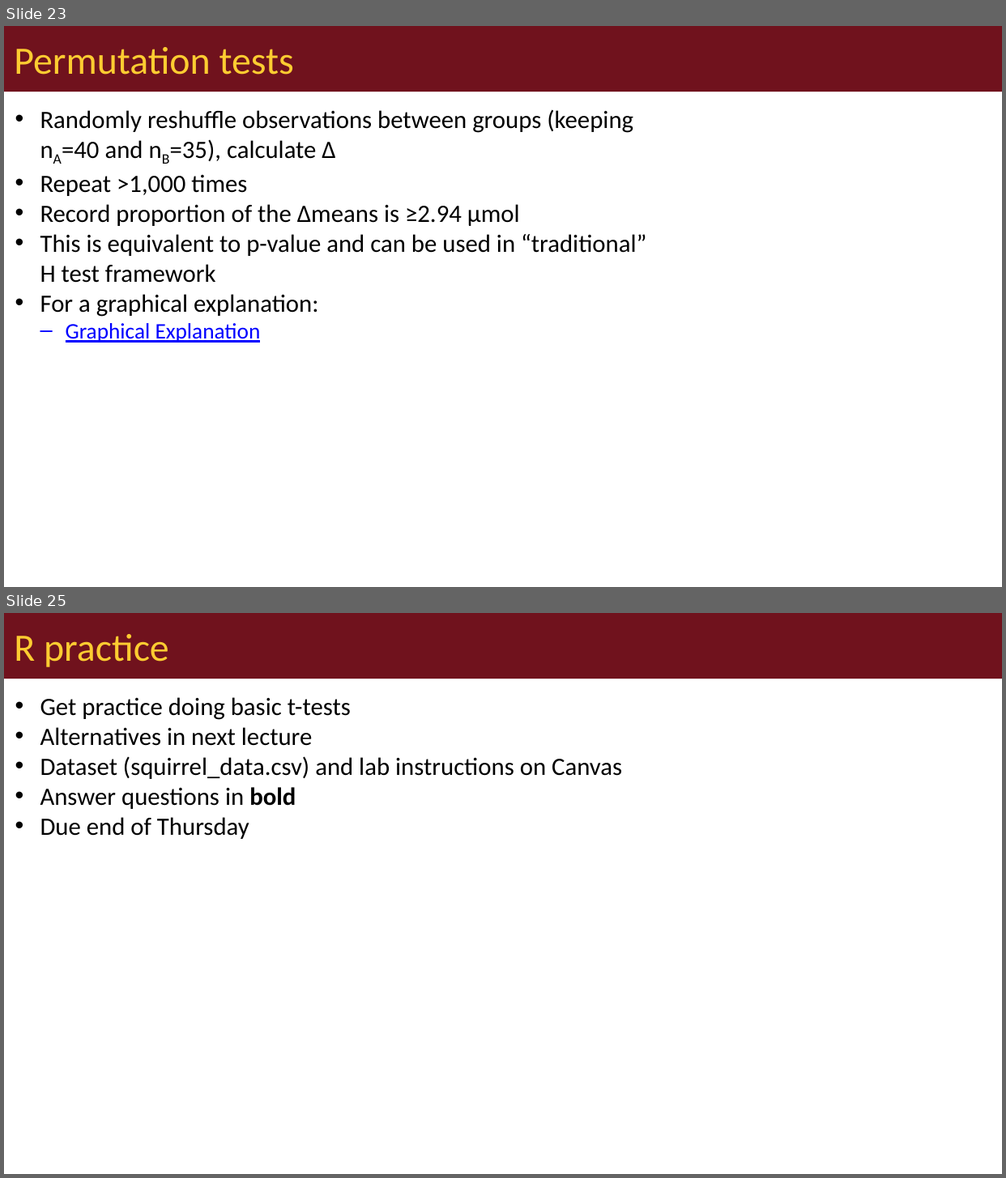
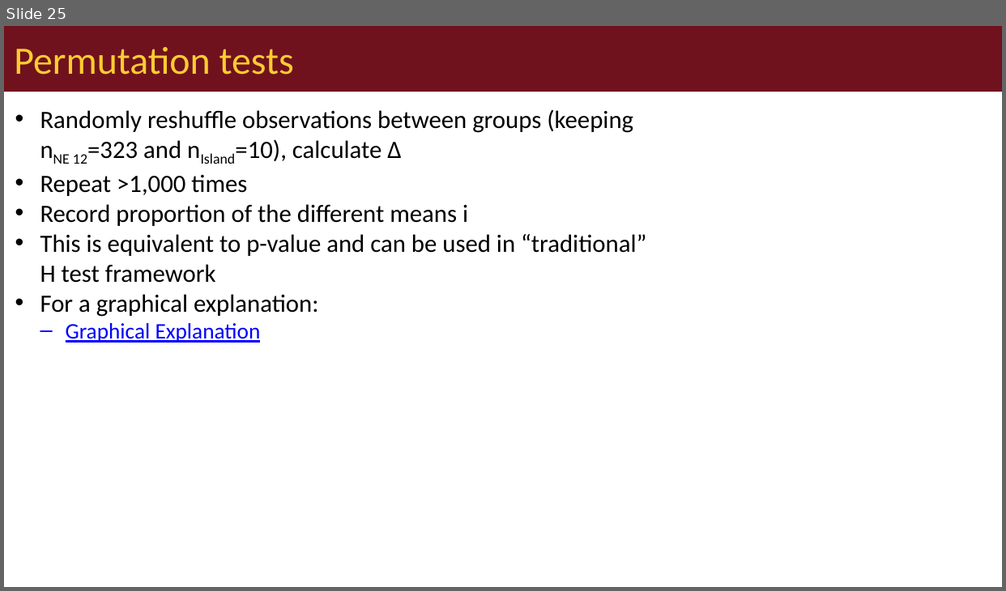
Before and after one commit to wlperry/umd_biostats, a slide deck: docs/lectures/lecture_06/06_01_lecture_powerpoint.pptx. Shown one above the other, each under a label of ours: slides 23 and 25 before the commit, slide 25 after it; the slides between them are not shown. The pictures are 1006x1178 and 1006x591 pixels, drawn with LibreOffice and Linux fonts; fonts in the diff are those of the drawing. Boxes give left, top, right and bottom in pixels: in the first picture for what was removed or moved away, otherwise in the second. Text is boxed around its words. In the diff, an @@ line names an element or a change of style, - is before the commit and + after.

```diff
--- a/docs/lectures/lecture_06/06_01_lecture_powerpoint.pptx
+++ b/docs/lectures/lecture_06/06_01_lecture_powerpoint.pptx
@@ slide 25 removed at bbox=[4, 613, 1002, 1174], background #FFFFFF @@
@@ title removed at bbox=[4, 613, 1002, 679] @@
-R practice
@@ text removed at bbox=[40, 697, 622, 839] @@
-• Get practice doing basic t-tests
-• Alternatives in next lecture
-• Dataset (squirrel_data.csv) and lab instructions on Canvas
-• Answer questions in bold
-• Due end of Thursday
@@ what was slide 23 is now slide 25 @@
@@ slide 25 changed as well @@
@@ text at bbox=[40, 109, 633, 164]: text changed @@
-• Randomly reshuffle observations between groups (keeping nA=40 and nB=35), calculate ∆
+• Randomly reshuffle observations between groups (keeping nNE 12=323 and nIsland=10), calculate ∆
@@ text at bbox=[40, 204, 468, 226]: text changed @@
-• Record proportion of the ∆means is ≥2.94 µmol
+• Record proportion of the different means i
```
Also in this commit, not shown: 21 other slides changed, 2 slides added, 31 other files.
